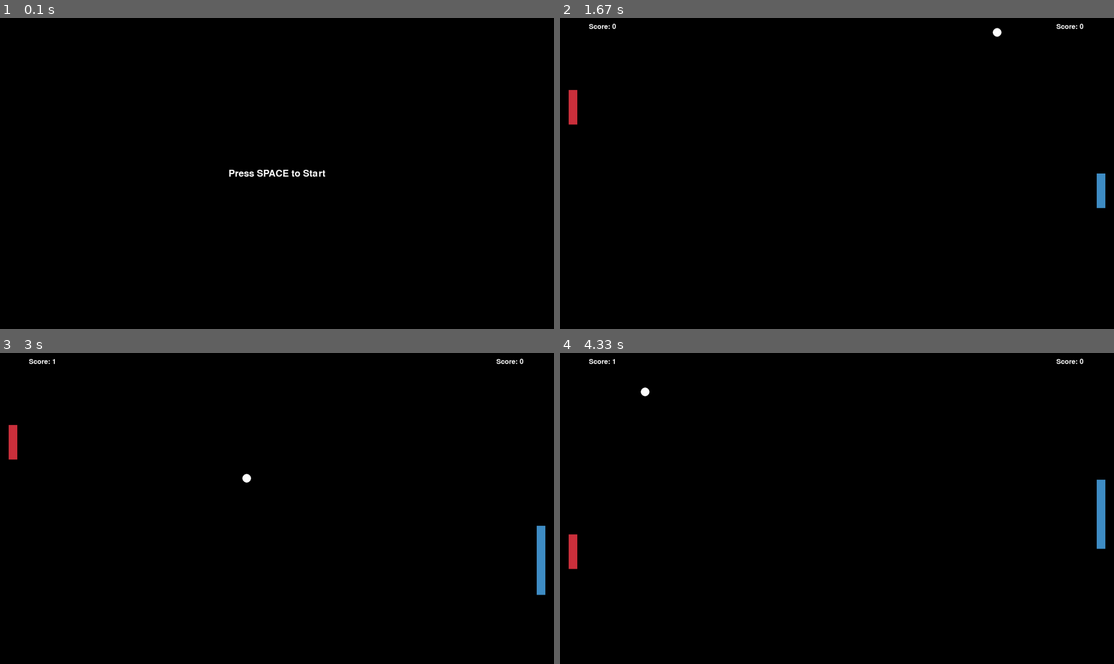
Above: before the commit, frames 1-4 (two rows, left to right).
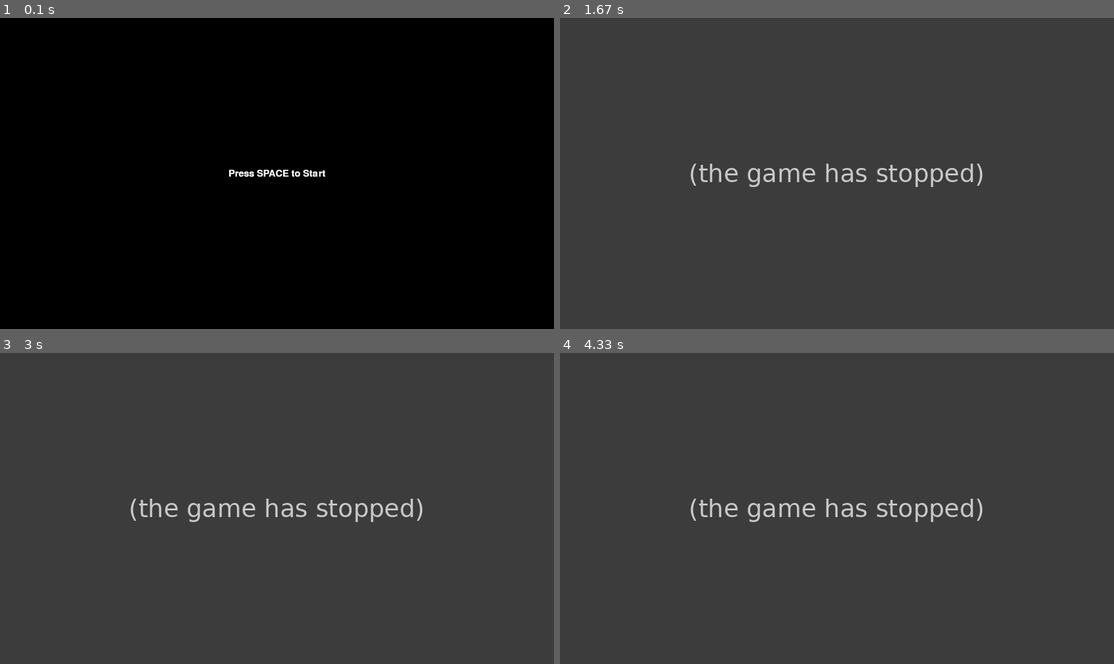
Above: after the commit, the same moments.

Repository: Klihe/PingPong-PyGame
Game: pygame game, started from main.py
Same seed, same stepped clock (60 frames per second), same inputs: the game is played once before the commit and once after it.
Inputs:
- Up to frame 1 (0.1 s): no input
- Up to frame 2 (1.67 s): tap Space at 0.33, 0.73, 1.03, 1.63 s; hold W 0.67-1.2 s; hold Left 0.67-1.2 s; tap S at 1.23 s; hold Left from 1.57 s (still down)
- Up to frame 3 (3 s): tap Space at 1.93, 2.2, 2.53, 2.83, 2.97 s; release Left at 2.1 s; hold Down 2.13-2.43 s; hold Left 2.47-2.87 s; hold Up from 2.9 s (still down)
- Up to frame 4 (4.33 s): release Up at 3.27 s; hold S 3.3-3.93 s; hold Right 3.3-3.93 s; tap Space at 3.37, 3.67 s

The runs differ from the first frame. In frame 1, 0.1% of the frame differs, in the area x 41-59%, y 48-51%; in frame 2, 100%, in the area x 0-100%, y 0-100%; in frame 3, 100%; in frame 4, 100%.
Error after the commit: AttributeError: 'Player' object has no attribute 'update' (game.py line 87); the game stopped at 0.33 s (later frames are placeholders)

Commit message:
Comments added throughout

Diff:
--- a/main.py
+++ b/main.py
@@ -23,21 +23,18 @@
 
     # Handle events
     game.handleEvents()
-
     # Update game state
     game.update()
-
     # Draw the game
-    winMain.fill((Color.BLACK))  # Fill the window with black background
     game.draw(winMain)
-
-    # Update the display
-    pygame.display.flip()
 
     # Check for quit event
     for event in pygame.event.get():
         if event.type == pygame.QUIT:
             running = False
 
+    # Update the display
+    pygame.display.flip()
+
 # Quit Pygame
 pygame.quit()
--- a/modules/abilities/ability.py
+++ b/modules/abilities/ability.py
@@ -9,17 +9,20 @@
         self.lastUse = 0
         self.active = False
 
+    # activate ability
     def startFunc(self) -> None:
         if self.cooldownTime > pygame.time.get_ticks() - self.lastUse:
             return
         self.lastUse = pygame.time.get_ticks()
         self.active = True
 
+    # deactivate ability
     def endFunc(self) -> None:
         if self.active:
             self.lastUse = pygame.time.get_ticks()
         self.active = False
 
+    # update state of ability
     def updateFunc(self) -> None:
         if self.abilityTime < pygame.time.get_ticks() - self.lastUse:
             self.endFunc()
--- a/modules/abilities/beFaster.py
+++ b/modules/abilities/beFaster.py
@@ -6,11 +6,13 @@
         super().__init__(player, cooldownTime, abilityTime)
         self.speedIncrease = speedIncrease
 
+    # make player faster
     def startFunc(self) -> None:
         super().startFunc()
         if self.active:
             self.player.speed = self.speedIncrease
 
+    # set default value
     def endFunc(self) -> None:
         super().endFunc()
         self.player.speed = self.speedIncrease / 2
--- a/modules/abilities/beBigger.py
+++ b/modules/abilities/beTaller.py
@@ -1,10 +1,11 @@
-# beBigger.py
+# beTaller.py
 from modules.abilities.ability import Ability
 
-class BeBigger(Ability):
+class BeTaller(Ability):
     def __init__(self, player, cooldownTime, abilityTime):
         super().__init__(player, cooldownTime, abilityTime)
 
+    # make player taller
     def startFunc(self) -> None:
         super().startFunc()
         if self.active:
@@ -13,6 +14,7 @@
                 self.player.y -= self.player.originalHeight / 2
                 self.player.adjustedY = True
 
+    # make his height normal
     def endFunc(self) -> None:
         super().endFunc()
         self.player.height = self.player.originalHeight
--- a/modules/colors.py
+++ b/modules/colors.py
@@ -1,5 +1,6 @@
 # colors.py
 class Color:
+    # some colors
     WHITE = (255, 255, 255)
     BLACK = (0, 0, 0)
     RED = (204, 49, 61)
--- a/modules/config.py
+++ b/modules/config.py
@@ -1,4 +1,5 @@
 # config.py
 class Config:
+    # window resolution
     WINDOW_WIDTH = 1920
     WINDOW_HEIGHT = 1080
--- a/modules/game.py
+++ b/modules/game.py
@@ -5,7 +5,7 @@
 from modules.score import renderScores
 from modules.objects.player import Player
 from modules.objects.ball import Ball
-from modules.abilities.beBigger import BeBigger
+from modules.abilities.beTaller import BeTaller
 from modules.abilities.beFaster import BeFaster
 from modules.gameState.menu import drawMenu
 from modules.gameState.gameOver import drawGameOver
@@ -13,96 +13,124 @@
 
 class Game:
     def __init__(self):
+        # implement menu system
         self.state = GameState.MENU
+
+        # create players
         self.players = [
             Player(x=30, y=Config.WINDOW_HEIGHT / 2, width=30, height=120, keyUp=pygame.K_w, keyDown=pygame.K_s, speed=10, color=Color.RED),
             Player(x=Config.WINDOW_WIDTH - 60, y=Config.WINDOW_HEIGHT / 2, width=30, height=120, keyUp=pygame.K_UP, keyDown=pygame.K_DOWN, speed=10, color=Color.BLUE)
         ]
 
+        # give them abilities
         self.abilitiesPlayer1 = [
-            BeBigger(player=self.players[0], cooldownTime=2000, abilityTime=5000),
+            BeTaller(player=self.players[0], cooldownTime=2000, abilityTime=5000),
             BeFaster(player=self.players[0], cooldownTime=3000, abilityTime=4000, speedIncrease=20)
         ]
         self.abilitiesPlayer2 = [
-            BeBigger(player=self.players[1], cooldownTime=2000, abilityTime=5000),
+            BeTaller(player=self.players[1], cooldownTime=2000, abilityTime=5000),
             BeFaster(player=self.players[1], cooldownTime=3000, abilityTime=4000, speedIncrease=20)
         ]
 
+        # create ball
         self.ball = Ball(x=Config.WINDOW_WIDTH // 2, y=Config.WINDOW_HEIGHT // 2, radius=15, speed=10, color=Color.WHITE)
+        # basic font
         self.font = pygame.font.Font(None, 36)
 
     def handleEvents(self) -> None:
+        # takes pressed keys
         keys = pygame.key.get_pressed()
 
-        for event in pygame.event.get():
-            if event.type == pygame.QUIT:
-                pygame.quit()
-                quit()
-
+        # MENU - state
         if self.state == GameState.MENU:
             if keys[pygame.K_SPACE]:
                 self.state = GameState.PLAYING
+
+        # PLAYING - state
         elif self.state == GameState.PLAYING:
 
+            # Check for quit event
+            for event in pygame.event.get():
+                if event.type == pygame.QUIT:
+                    pygame.quit()
+                    quit()
+
+            # activate abilities for player1
             if keys[pygame.K_a]:
                 self.abilitiesPlayer1[0].startFunc()
             if keys[pygame.K_d]:
                 self.abilitiesPlayer1[1].startFunc()
-
+            # activate abilities for player2
             if keys[pygame.K_LEFT]:
                 self.abilitiesPlayer2[0].startFunc()
             if keys[pygame.K_RIGHT]:
                 self.abilitiesPlayer2[1].startFunc()
 
+            # GAME OVER - when someone has 25 score
             for player in self.players:
                     if player.score >= 25:
                         self.state = GameState.GAME_OVER
 
+        # GAME OVER - state
         elif self.state == GameState.GAME_OVER:
+            # reset game
             if keys[pygame.K_SPACE]:
-                self.reset_game()
+                self.resetGame()
                 self.state = GameState.MENU
 
     def update(self) -> None:
+        # PLAYING - state
         if self.state == GameState.PLAYING:
+            # update position of all players
             for player in self.players:
                     player.movement(pygame.key.get_pressed())
                     player.update()
 
+            # update state of abilities - player1
             for ability in self.abilitiesPlayer1:
                 ability.updateFunc()
-
+            # update state of abilities - player2
             for ability in self.abilitiesPlayer2:
                 ability.updateFunc()
 
+            # player1 - boarder
             if self.ball.x - self.ball.radius <= 0:
                 self.players[1].increaseScore()
                 self.ball.speed = 10
                 self.ball.reset([-45, 45])
-
+            # player2 - boarder
             elif self.ball.x + self.ball.radius >= Config.WINDOW_WIDTH:
                 self.players[0].increaseScore()
                 self.ball.speed = 10
                 self.ball.reset([-225, 225])
 
+            # update position of ball
             self.ball.movement()
+            # check collision behind players and ball
             for player in self.players:
                 self.ball.checkCollision(player)
 
     def draw(self, win) -> None:
+        # MENU - state
         if self.state == GameState.MENU:
+            # draw menu
             drawMenu(win, Config.WINDOW_WIDTH, Config.WINDOW_HEIGHT)
 
+        # PLAYING - state
         elif self.state == GameState.PLAYING:
+            # draw everything on mainWin
+            win.fill(Color.BLACK)
             for player in self.players:
                 player.draw(win)
-            self.ball.update(win)
+            self.ball.draw(win)
             renderScores(win, self.font, self.players)
 
+        # GAME OVER - state
         elif self.state == GameState.GAME_OVER:
             drawGameOver(win, Config.WINDOW_WIDTH, Config.WINDOW_HEIGHT)
 
-    def reset_game(self) -> None:
+    # restart game
+    def resetGame(self) -> None:
         self.state = GameState.PLAYING
         for player in self.players:
             player.score = 0
--- a/modules/gameState/gameOver.py
+++ b/modules/gameState/gameOver.py
@@ -2,6 +2,7 @@
 import pygame
 from modules.colors import Color
 
+# draw items in GAME_OVER - state
 def drawGameOver(win, windowWidth, windowHeight) -> None:
     gameOverFont = pygame.font.Font(None, 36)
     text = gameOverFont.render("Game Over - Press SPACE to Restart", True, Color.WHITE)
--- a/modules/gameState/menu.py
+++ b/modules/gameState/menu.py
@@ -2,6 +2,7 @@
 import pygame
 from modules.colors import Color
 
+# draw item in MENU - state
 def drawMenu(win, window_width, window_height) -> None:
     menu_font = pygame.font.Font(None, 48)
     text = menu_font.render("Press SPACE to Start", True, Color.WHITE)
--- a/modules/objects/ball.py
+++ b/modules/objects/ball.py
@@ -40,5 +40,5 @@
         self.direction = random.choice(direction)
 
     # Put ball to the frame
-    def update(self, win) -> None:
+    def draw(self, win) -> None:
         pygame.draw.circle(win, self.color, (self.x, self.y), self.radius)
--- a/modules/objects/player.py
+++ b/modules/objects/player.py
@@ -16,21 +16,21 @@
         self.color = color
         self.score = 0
 
-        self.abilities = []
         self.adjustedY = False
 
+    # Movement of player
     def movement(self, keys) -> None:
+        # Up
         if keys[self.keyUp] and self.y > 0:
             self.y -= self.speed
+        # Down
         if keys[self.keyDown] and self.y < Config.WINDOW_HEIGHT - self.height:
             self.y += self.speed
 
-    def update(self) -> None:
-        for ability in self.abilities:
-            ability.updateFunc()
-
+    # Draw the player in the window
     def draw(self, win) -> None:
         pygame.draw.rect(win, self.color, (self.x, self.y, self.width, self.height))
 
+    # Increase the score for the player
     def increaseScore(self) -> None:
         self.score += 1
--- a/modules/score.py
+++ b/modules/score.py
@@ -3,10 +3,13 @@
 from modules.config import Config
 from modules.colors import Color
 
+# Score of players
 def renderScores(win, font, players) -> None:
+    # player 1 - score text
     scoreText1 = font.render("Score: " + str(players[0].score), True, Color.WHITE)
     win.blit(scoreText1, (100, 18))
 
+    # player 2 - score text
     scoreText2 = font.render("Score: " + str(players[1].score), True, Color.WHITE)
     win.blit(scoreText2, (Config.WINDOW_WIDTH - 200, 18))
 
